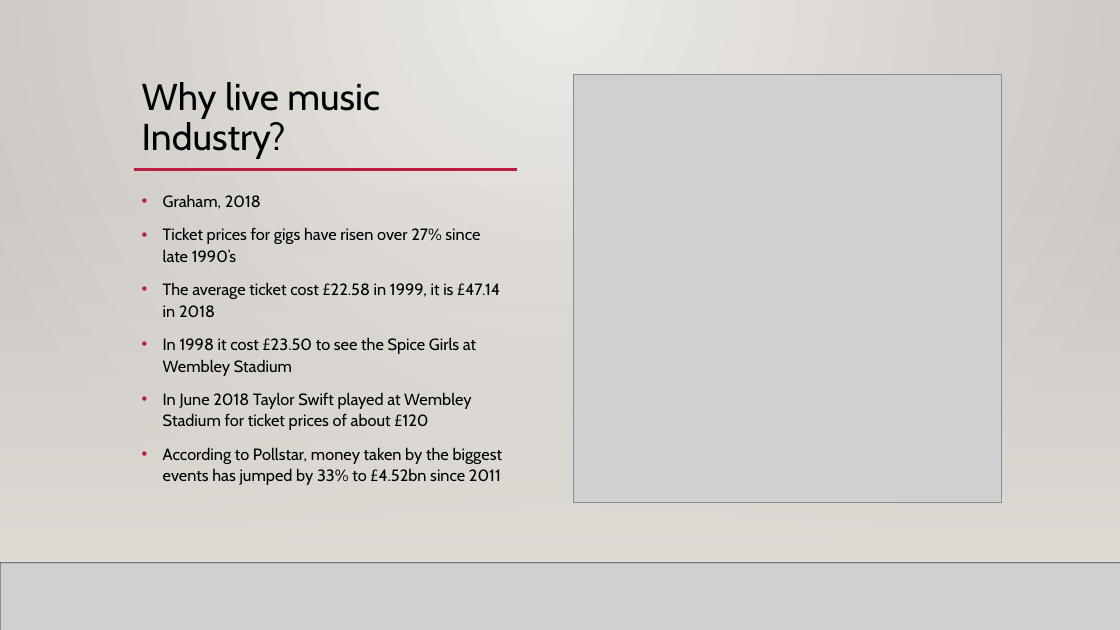
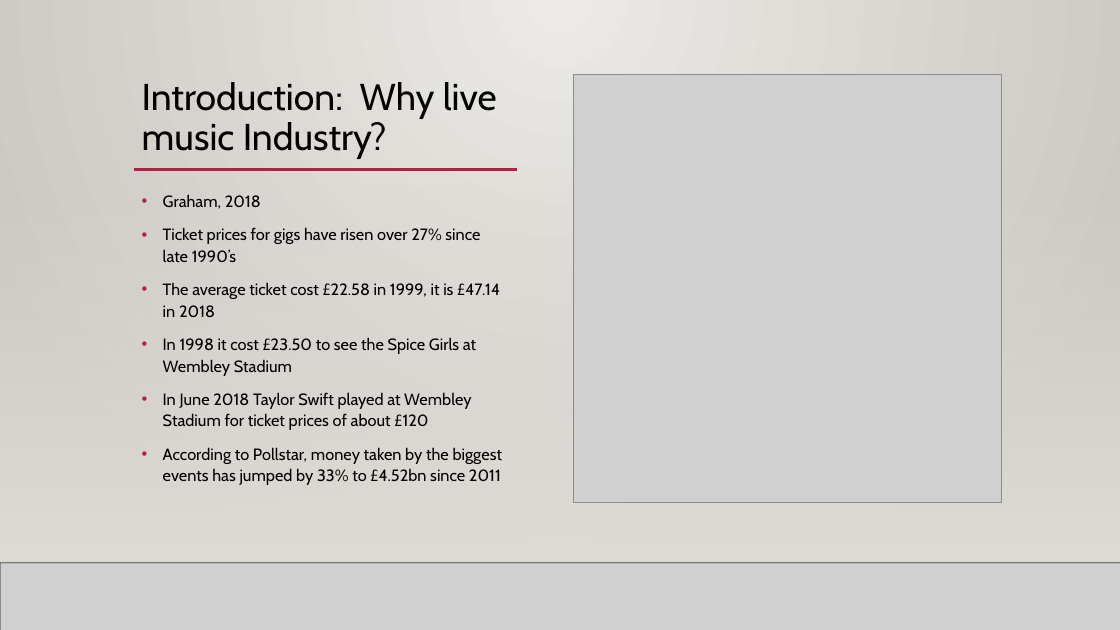
Before and after one commit to mahyarshu/Gigalytics, a slide deck: slide 7 of documents/Presentation/Innovators.pptx. Drawn at 1120x630 pixels with LibreOffice and Linux fonts; fonts in the diff are those of the drawing; grey boxes stand for pictures; background and template pictures are left out. Boxes give left, top, right and bottom in pixels: in the first picture for what was removed or moved away, otherwise in the second. Text is boxed around its words. In the diff, an @@ line names an element or a change of style, - is before the commit and + after.

```diff
--- a/documents/Presentation/Innovators.pptx
+++ b/documents/Presentation/Innovators.pptx
@@ title at [142,82,497,159]: text changed @@
-Why live music Industry?
+Introduction: Why live music Industry?
```
Also in this commit, not shown: 16 other slides changed, 1 slide added, 1 slide removed.
